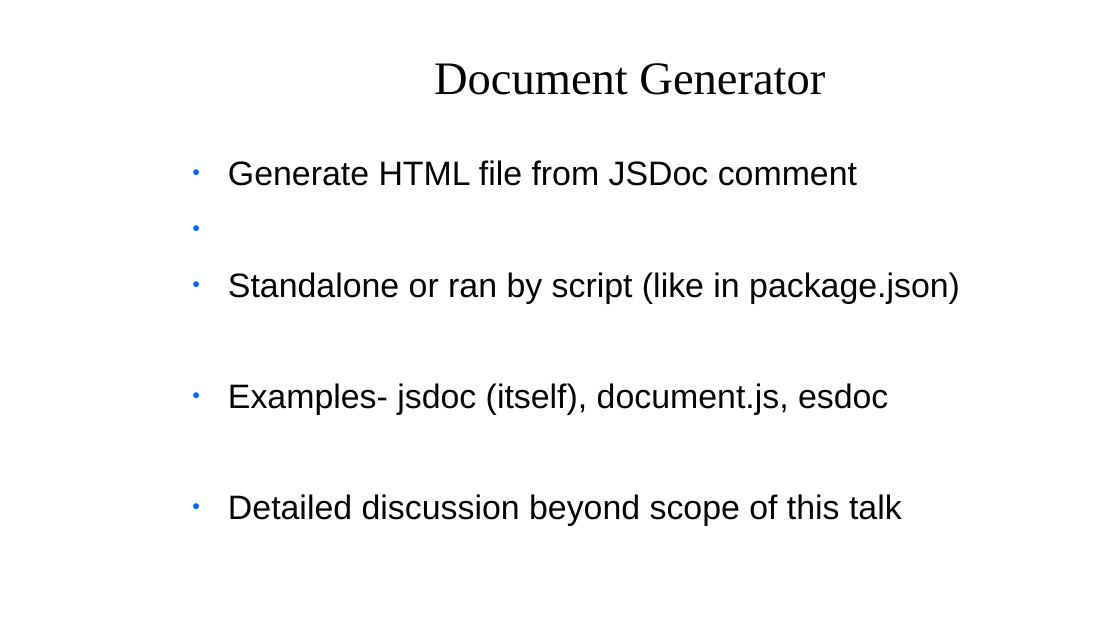
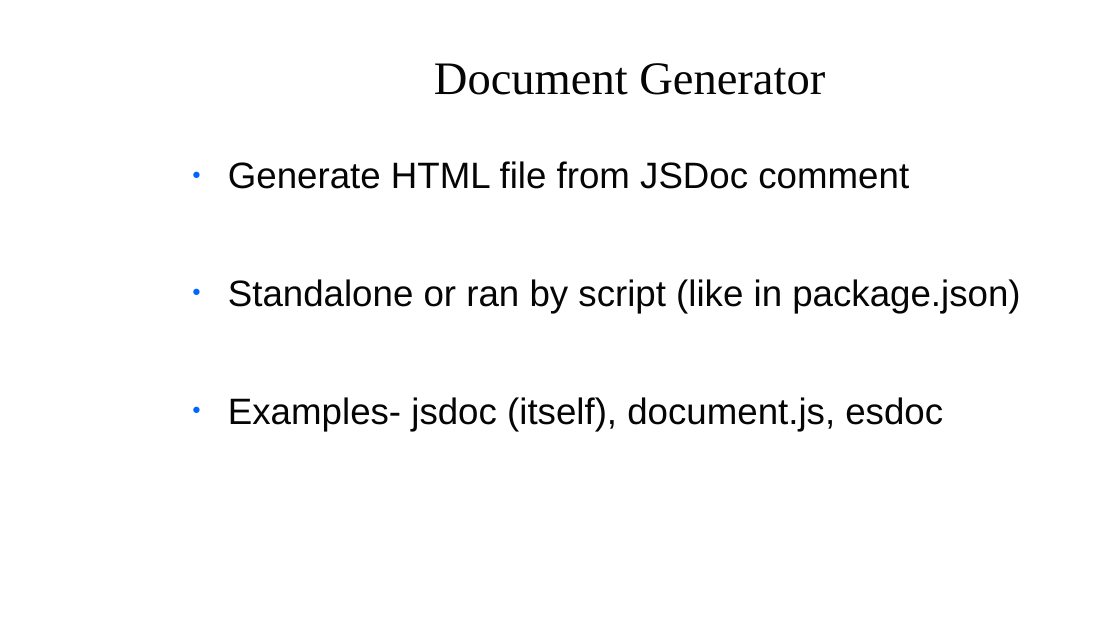
Before and after one commit to zoldello/jsdoc-talk, a slide deck: slide 7 of slides.pptx. Drawn at 1120x630 pixels with LibreOffice and Linux fonts; fonts in the diff are those of the drawing; background and template pictures are left out. Boxes give left, top, right and bottom in pixels: in the first picture for what was removed or moved away, otherwise in the second. Text is boxed around its words. In the diff, an @@ line names an element or a change of style, - is before the commit and + after.

```diff
--- a/slides.pptx
+++ b/slides.pptx
@@ text "Generate HTML file from JSDoc ..." at (228, 161, 1020, 431): size 24 to 26 pt @@
@@ text at (228, 494, 902, 526): paragraph removed @@
-● Detailed discussion beyond scope of this talk
```
Also in this commit, not shown: 11 other slides changed, 11 other files.
